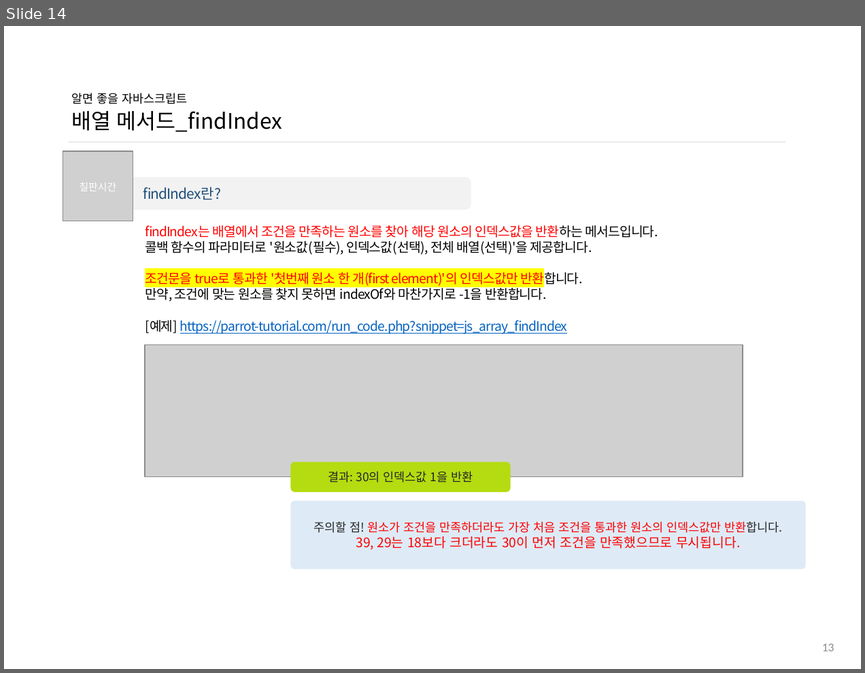
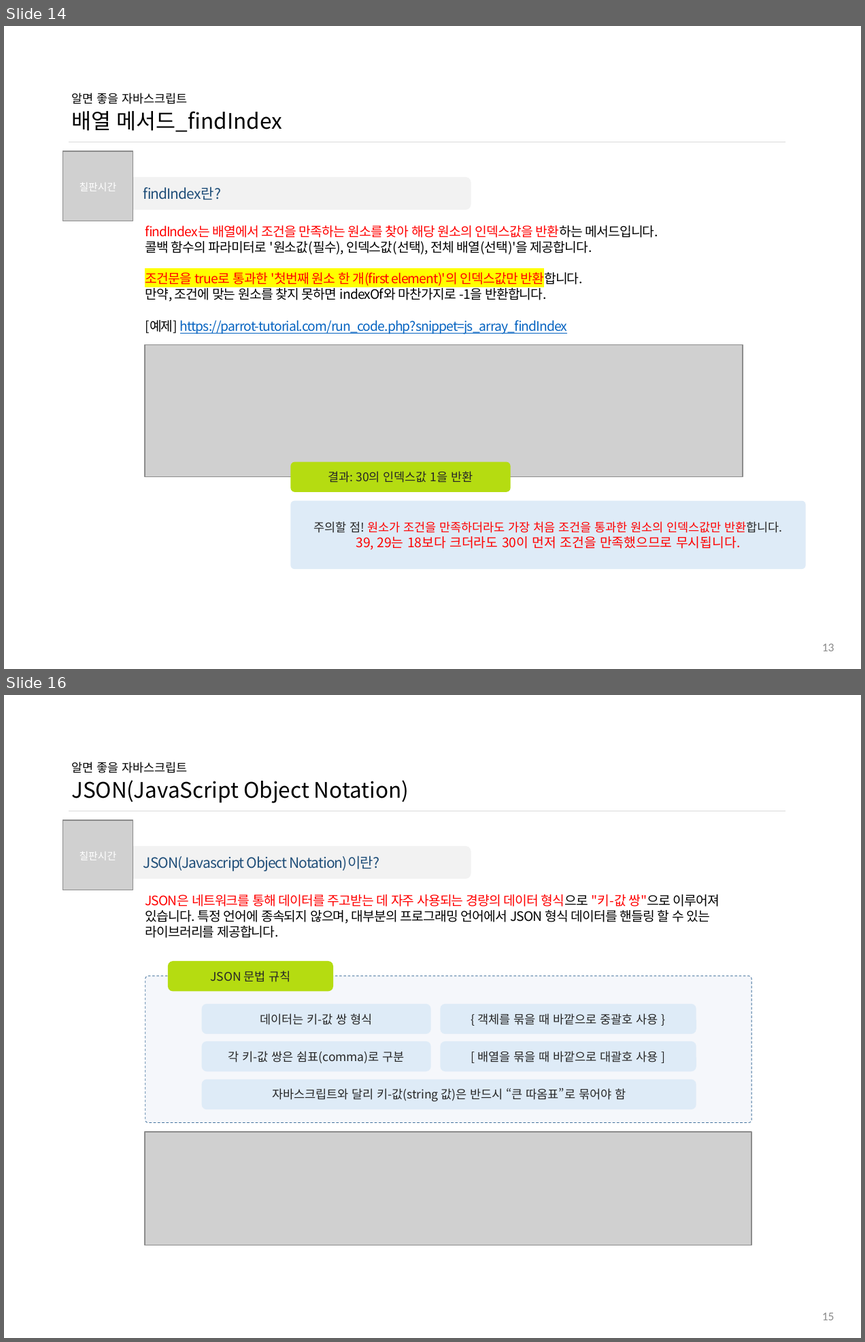
Before and after one commit to ddowon/vueStudy, a slide deck: 01.참고자료/191024_알면 좋을 자바스크립트.pptx. Shown one above the other, each under a label of ours: slide 14 before the commit, slides 14 and 16 after it; the slides between them are not shown. The pictures are 865x673 and 865x1342 pixels, drawn with LibreOffice and Linux fonts; fonts in the diff are those of the drawing; grey boxes stand for pictures; background and template pictures are left out. Boxes give left, top, right and bottom in pixels: in the first picture for what was removed or moved away, otherwise in the second. Text is boxed around its words. In the diff, an @@ line names an element or a change of style, - is before the commit and + after.

Commit message:
10월 31일 10차 자바스크립트 스터디 보조자료 업데이트

```diff
--- a/01.참고자료/191024_알면 좋을 자바스크립트.pptx
+++ b/01.참고자료/191024_알면 좋을 자바스크립트.pptx
@@ slide 16 added at box(4, 695, 861, 1338), background #FFFFFF @@
@@ title added at box(71, 762, 409, 803), 18 pt, text #000000 @@
+알면 좋을 자바스크립트
+JSON(JavaScript Object Notation)
@@ line added from (68, 811) to (785, 811), #D9D9D9 0.5 pt @@
@@ picture added at box(63, 820, 133, 890) @@
@@ text added at box(79, 851, 117, 860), 8.5 pt, text #FFFFFF @@
+칠판시간
@@ rounded rectangle added at box(107, 846, 471, 879), fill #F2F2F2, 12 pt, text #1F4E79 @@
+JSON(Javascript Object Notation)이란?
@@ text added at box(145, 894, 719, 938), 11 pt, text #000000 @@
+JSON은 네트워크를 통해 데이터를 주고받는 데 자주 사용되는 경량의 데이터 형식으로 "키-값 쌍"으로 이루어져 있습니다. 특정 언어에 종속되지 않으며, 대부분의 프로그래밍 언어에서 JSON 형식 데이터를 핸들링 할 수 있는 라이브러리를 제공합니다.
@@ rounded rectangle added at box(145, 976, 751, 1123), fill #DAE3F3 at 25% opacity, outline #43739E 0.5 pt dashed @@
@@ rounded rectangle added at box(168, 961, 333, 991), fill #B5DC11, 10 pt, text #262626 @@
+JSON 문법 규칙
@@ rounded rectangle added at box(202, 1004, 432, 1034), fill #DEEBF7, 10 pt, text #262626 @@
+데이터는 키-값 쌍 형식
@@ rounded rectangle added at box(440, 1004, 696, 1034), fill #DEEBF7, 10 pt, text #262626 @@
+{ 객체를 묶을 때 바깥으로 중괄호 사용 }
@@ rounded rectangle added at box(202, 1041, 432, 1071), fill #DEEBF7, 10 pt, text #262626 @@
+각 키-값 쌍은 쉼표(comma)로 구분
@@ rounded rectangle added at box(440, 1041, 696, 1071), fill #DEEBF7, 10 pt, text #262626 @@
+[ 배열을 묶을 때 바깥으로 대괄호 사용 ]
@@ rounded rectangle added at box(202, 1079, 696, 1109), fill #DEEBF7, 10 pt, text #262626 @@
+자바스크립트와 달리 키-값(string 값)은 반드시 “큰 따옴표”로 묶어야 함
@@ picture added at box(145, 1132, 751, 1245) @@
@@ page number added at box(822, 1312, 834, 1320), 10 pt, text #8C8C8C @@
+15
```
Also in this commit, not shown: 2 slides changed, 5 other slides added.
